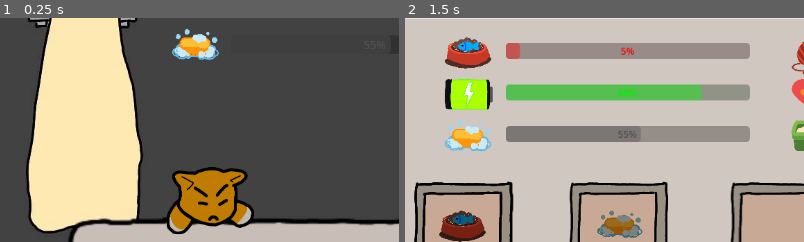
Above: before the commit, frames 1-2 (left to right).
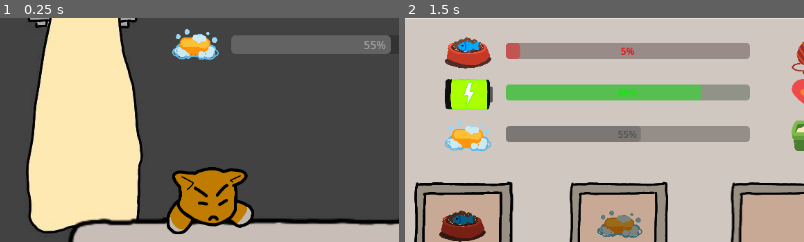
Above: after the commit, the same moments.

Repository: HipolitoThe3rd/Cat-Game
Game: Godot game, scene res://scenes/bath.tscn
The game is run twice, just before and just after one commit, with the same random seed, the same clock (stepped at 60 frames per second) and the same inputs. This scene is started directly instead of the project's main scene.
Inputs (mouse positions are % of the whole screen's width and height, from its top left):
- Up to frame 1 (0.25 s): no input
- Up to frame 2 (1.5 s): tap Enter (ui_accept) at 0.5, 0.77 s; move the mouse to (72, 45) at 0.52 s; hold Right (ui_right) 0.53-1.25 s; click (72, 45) at 0.67 s; click (91, 12) at 1.25 s
The pictures show only the part of the screen within x 3-53%, y 0-50%; the shares and areas given below are measured in that part.

The runs differ from the first frame. In frame 1, 3.4% of the frame differs, in the area x 57-98%, y 7-17%; in frame 2, nothing differs.

Commit message:
litterbox button wip

Diff:
--- a/scenes/litter_room.tscn
+++ b/scenes/litter_room.tscn
@@ -20,6 +20,9 @@
 [ext_resource type="Texture2D" uid="uid://dv7ykceyk2ka1" path="res://sprites/ui/IconBackHover.png" id="17_76877"]
 [ext_resource type="Texture2D" uid="uid://bjbbuqp137tev" path="res://sprites/litter_room/litterbox_clean.png" id="18_os7vx"]
 [ext_resource type="Texture2D" uid="uid://dfpymtgt1gy12" path="res://sprites/litter_room/litterbox_dirty.png" id="19_a8pcf"]
+[ext_resource type="Texture2D" uid="uid://b5u02x42suvlk" path="res://sprites/litter_room/litterbox_clean_hover.png" id="20_a8pcf"]
+[ext_resource type="Texture2D" uid="uid://58hxdyhpqf0v" path="res://sprites/litter_room/litterbox_clean_pressed.png" id="20_wbgc5"]
+[ext_resource type="Texture2D" uid="uid://d0hts2tssmhc4" path="res://sprites/litter_room/litterbox_disabled.png" id="21_wbgc5"]
 
 [sub_resource type="Animation" id="Animation_i4q2v"]
 resource_name = "idle"
@@ -49,75 +52,6 @@
 "values": [ExtResource("6_e7iwj"), ExtResource("7_os7vx"), ExtResource("8_a8pcf"), ExtResource("7_os7vx"), ExtResource("6_e7iwj")]
 }
 
-[sub_resource type="Animation" id="Animation_v7xm0"]
-resource_name = "move"
-length = 0.5
-loop_mode = 1
-tracks/0/type = "value"
-tracks/0/imported = false
-tracks/0/enabled = true
-tracks/0/path = NodePath(".:texture")
-tracks/0/interp = 1
-tracks/0/loop_wrap = true
-tracks/0/keys = {
-"times": PackedFloat32Array(0, 0.25),
-"transitions": PackedFloat32Array(1, 1),
-"update": 1,
-"values": [ExtResource("9_0nsp4"), ExtResource("10_ejfk8")]
-}
-
-[sub_resource type="Animation" id="Animation_idygx"]
-resource_name = "stinky"
-length = 2.0
-tracks/0/type = "value"
-tracks/0/imported = false
-tracks/0/enabled = true
-tracks/0/path = NodePath(".:texture")
-tracks/0/interp = 1
-tracks/0/loop_wrap = true
-tracks/0/keys = {
-"times": PackedFloat32Array(0),
-"transitions": PackedFloat32Array(1),
-"update": 1,
-"values": [ExtResource("12_e7iwj")]
-}
-tracks/1/type = "value"
-tracks/1/imported = false
-tracks/1/enabled = true
-tracks/1/path = NodePath(".:offset")
-tracks/1/interp = 1
-tracks/1/loop_wrap = true
-tracks/1/keys = {
-"times": PackedFloat32Array(0),
-"transitions": PackedFloat32Array(1),
-"update": 0,
-"values": [Vector2(0, -48.3)]
-}
-tracks/2/type = "value"
-tracks/2/imported = false
-tracks/2/enabled = true
-tracks/2/path = NodePath("../AudioCat/MeowStinky:stream")
-tracks/2/interp = 1
-tracks/2/loop_wrap = true
-tracks/2/keys = {
-"times": PackedFloat32Array(0),
-"transitions": PackedFloat32Array(1),
-"update": 1,
-"values": [ExtResource("12_gr1ho")]
-}
-tracks/3/type = "value"
-tracks/3/imported = false
-tracks/3/enabled = true
-tracks/3/path = NodePath("../AudioCat/MeowStinky:playing")
-tracks/3/interp = 1
-tracks/3/loop_wrap = true
-tracks/3/keys = {
-"times": PackedFloat32Array(0),
-"transitions": PackedFloat32Array(1),
-"update": 1,
-"values": [true]
-}
-
 [sub_resource type="Animation" id="Animation_e7iwj"]
 resource_name = "idle_half-speed"
 length = 2.0
@@ -145,6 +79,75 @@
 "transitions": PackedFloat32Array(1, 1, 1, 1, 1),
 "update": 1,
 "values": [ExtResource("6_e7iwj"), ExtResource("7_os7vx"), ExtResource("8_a8pcf"), ExtResource("7_os7vx"), ExtResource("6_e7iwj")]
+}
+
+[sub_resource type="Animation" id="Animation_v7xm0"]
+resource_name = "move"
+length = 0.5
+loop_mode = 1
+tracks/0/type = "value"
+tracks/0/imported = false
+tracks/0/enabled = true
+tracks/0/path = NodePath(".:texture")
+tracks/0/interp = 1
+tracks/0/loop_wrap = true
+tracks/0/keys = {
+"times": PackedFloat32Array(0, 0.25),
+"transitions": PackedFloat32Array(1, 1),
+"update": 1,
+"values": [ExtResource("9_0nsp4"), ExtResource("10_ejfk8")]
+}
+
+[sub_resource type="Animation" id="Animation_idygx"]
+resource_name = "stinky"
+length = 2.0
+tracks/0/type = "value"
+tracks/0/imported = false
+tracks/0/enabled = true
+tracks/0/path = NodePath(".:texture")
+tracks/0/interp = 1
+tracks/0/loop_wrap = true
+tracks/0/keys = {
+"times": PackedFloat32Array(0),
+"transitions": PackedFloat32Array(1),
+"update": 1,
+"values": [ExtResource("12_e7iwj")]
+}
+tracks/1/type = "value"
+tracks/1/imported = false
+tracks/1/enabled = true
+tracks/1/path = NodePath(".:offset")
+tracks/1/interp = 1
+tracks/1/loop_wrap = true
+tracks/1/keys = {
+"times": PackedFloat32Array(0),
+"transitions": PackedFloat32Array(1),
+"update": 0,
+"values": [Vector2(0, -48.3)]
+}
+tracks/2/type = "value"
+tracks/2/imported = false
+tracks/2/enabled = true
+tracks/2/path = NodePath("../AudioCat/MeowStinky:stream")
+tracks/2/interp = 1
+tracks/2/loop_wrap = true
+tracks/2/keys = {
+"times": PackedFloat32Array(0),
+"transitions": PackedFloat32Array(1),
+"update": 1,
+"values": [ExtResource("12_gr1ho")]
+}
+tracks/3/type = "value"
+tracks/3/imported = false
+tracks/3/enabled = true
+tracks/3/path = NodePath("../AudioCat/MeowStinky:playing")
+tracks/3/interp = 1
+tracks/3/loop_wrap = true
+tracks/3/keys = {
+"times": PackedFloat32Array(0),
+"transitions": PackedFloat32Array(1),
+"update": 1,
+"values": [true]
 }
 
 [sub_resource type="AnimationLibrary" id="AnimationLibrary_v7xm0"]
@@ -252,11 +255,36 @@
 texture_pressed = ExtResource("16_qhygm")
 texture_hover = ExtResource("17_76877")
 
-[node name="LitterBox" type="Node2D" parent="."]
+[node name="LitterBox" type="Control" parent="."]
 z_index = -5
-position = Vector2(-153, -113)
+layout_mode = 3
+anchors_preset = 0
+offset_left = -153.0
+offset_top = -113.0
+offset_right = -153.0
+offset_bottom = -113.0
+
+[node name="LitterBoxClean" type="TextureButton" parent="LitterBox"]
+layout_mode = 0
+offset_left = 375.0
+offset_top = 293.0
+offset_right = 1296.0
+offset_bottom = 747.0
+texture_normal = ExtResource("18_os7vx")
+texture_pressed = ExtResource("20_wbgc5")
+texture_hover = ExtResource("20_a8pcf")
+texture_disabled = ExtResource("21_wbgc5")
+
+[node name="LitterBoxDirty" type="TextureButton" parent="LitterBox"]
+layout_mode = 0
+offset_left = 900.0
+offset_top = 162.0
+offset_right = 908.0
+offset_bottom = 170.0
+texture_disabled = ExtResource("21_wbgc5")
 
 [node name="LitterboxClean" type="Sprite2D" parent="LitterBox"]
+visible = false
 position = Vector2(900, 162)
 texture = ExtResource("18_os7vx")
 
--- a/scripts/bath.gd
+++ b/scripts/bath.gd
@@ -44,7 +44,7 @@
 	elif pb_cleanbar.value > 75:
 		pb_cleanbar.modulate = Color(0, 1, 0) # green for high values
 	else:
-		pb_cleanbar.modulate = Color(0.333, 0.333, 0.333) # gray for neutral range
+		pb_cleanbar.modulate = Color(0.666, 0.666, 0.666) # gray for neutral range
 
 func _input(event):
 	# Check if the event is a mouse button click
Not shown: 1 places in scenes/litter_room.tscn that only renumber resources
Binary file changed: sprites/litter_room/litterbox_clean.png
Binary file added: sprites/litter_room/litterbox_clean_hover.png
Not shown, added: sprites/litter_room/litterbox_clean_hover.png.import
Binary file added: sprites/litter_room/litterbox_clean_pressed.png
Not shown, added: sprites/litter_room/litterbox_clean_pressed.png.import
Binary file changed: sprites/litter_room/litterbox_dirty.png
Binary file added: sprites/litter_room/litterbox_disabled.png
Not shown, added: sprites/litter_room/litterbox_disabled.png.import
